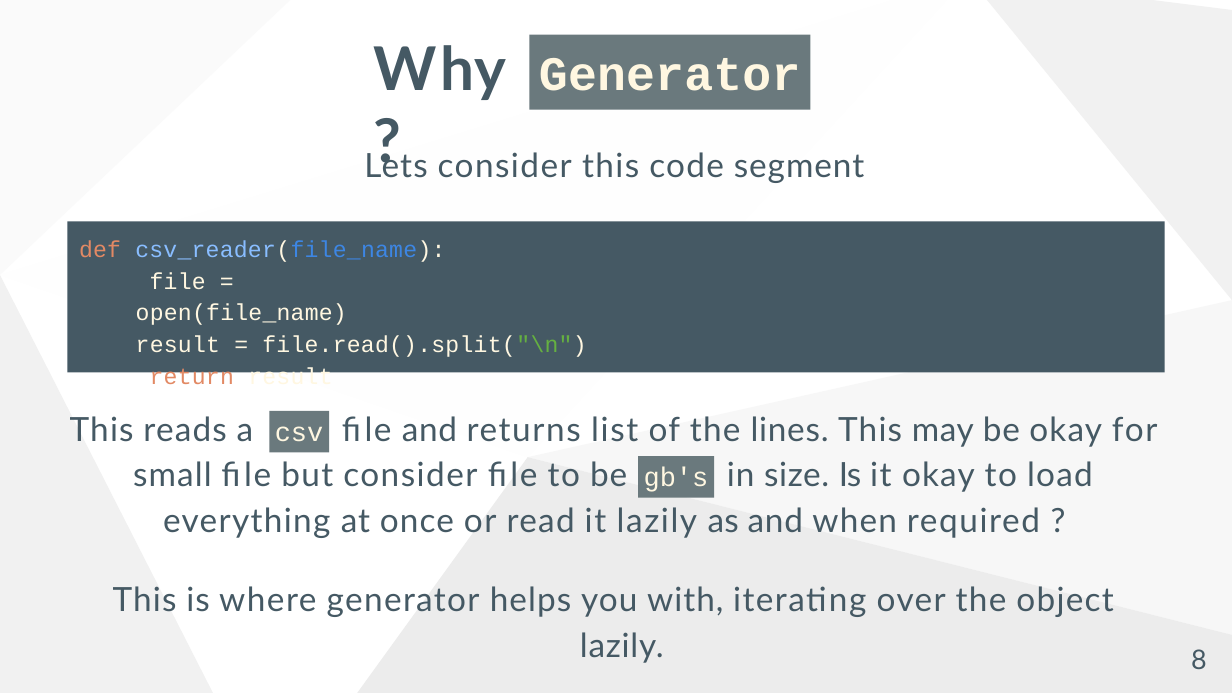
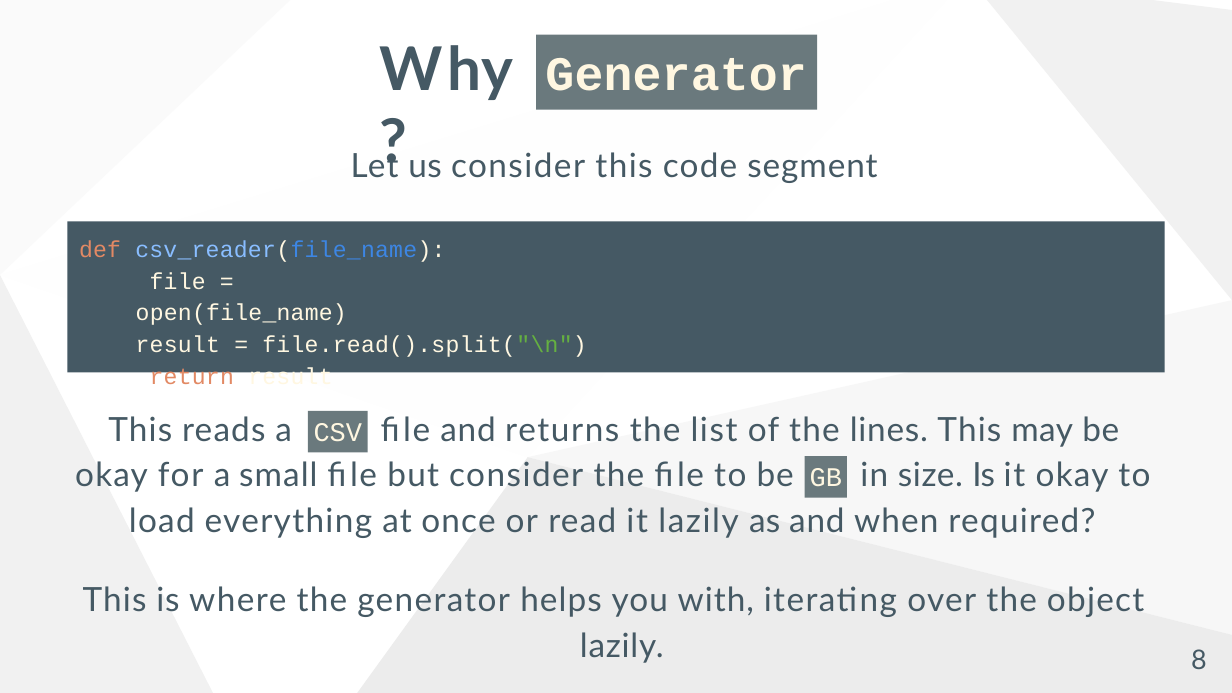
Before and after one commit to mwhorse46/pyconf_2022_decorators_generators_workshop, a slide deck: slide 8 of slideshow.pptx. Drawn at 1232x693 pixels with LibreOffice and Linux fonts; fonts in the diff are those of the drawing; background and template pictures are left out. Boxes give left, top, right and bottom in pixels: in the first picture for what was removed or moved away, otherwise in the second. Text is boxed around its words. In the diff, an @@ line names an element or a change of style, - is before the commit and + after.

```diff
--- a/slideshow.pptx
+++ b/slideshow.pptx
@@ title "Why ?": place and size @@
-title "Why ?" at box(373, 45, 506, 100)
+title "Why ?" at box(380, 45, 513, 100)
@@ rectangle "Generator": place and size @@
-rectangle "Generator" at box(530, 34, 811, 109)
+rectangle "Generator" at box(536, 34, 817, 109)
@@ text at box(408, 152, 877, 183): text changed @@
-Lets consider this code segment
+Let us consider this code segment
@@ text at box(108, 416, 1119, 447): text changed @@
-This reads a file and returns list of the lines. This may be okay for
+This reads a file and returns the list of the lines. This may be
@@ rectangle "CSV": place and size @@
-rectangle "CSV" at box(270, 411, 330, 453)
+rectangle "CSV" at box(308, 411, 368, 453)
@@ text in rectangle at box(314, 423, 362, 441): text changed @@
-csv
+CSV
@@ text at box(75, 461, 1150, 492): text changed @@
-small file but consider file to be in size. Is it okay to load
+okay for a small file but consider the file to be in size. Is it okay to
@@ rectangle "GB": place and size @@
-rectangle "GB" at box(639, 457, 714, 498)
+rectangle "GB" at box(805, 457, 848, 498)
@@ text in rectangle at box(810, 468, 842, 486): text changed @@
-gb's
+GB
@@ text at box(129, 507, 1095, 538): text changed @@
-everything at once or read it lazily as and when required ?
+load everything at once or read it lazily as and when required?
@@ text at box(83, 586, 1144, 663): text changed @@
-This is where generator helps you with, iterating over the object lazily.
+This is where the generator helps you with, iterating over the object lazily.
```
Also in this commit, not shown: 12 other slides changed, 2 other files.
